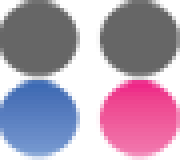
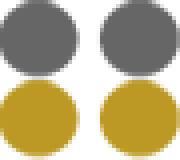
Layered file, before and after one edit (w=180, h=160). Changes by layer:
pixels changed over [0, 80, 180, 160] (layer not identified)
